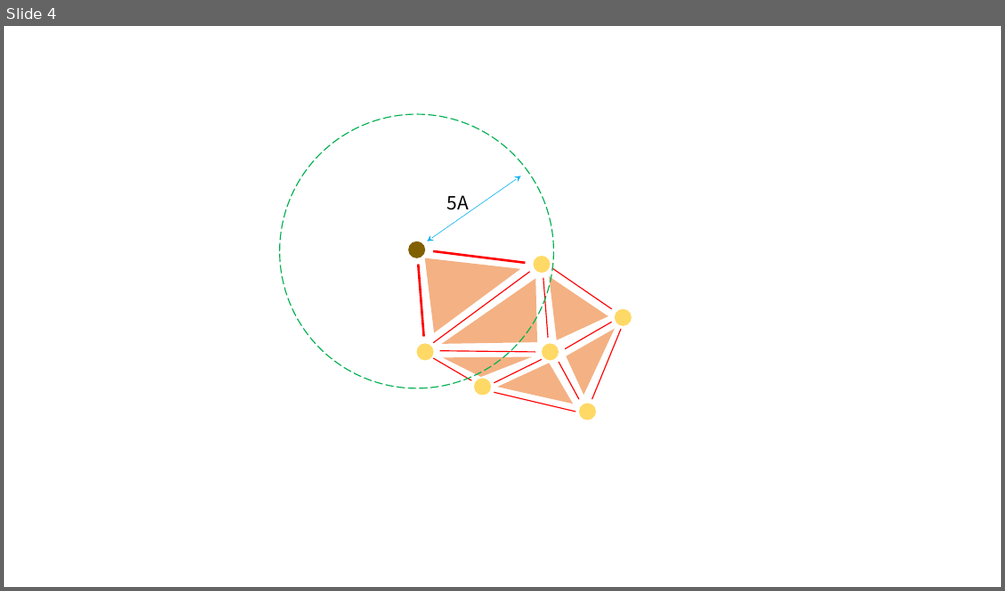
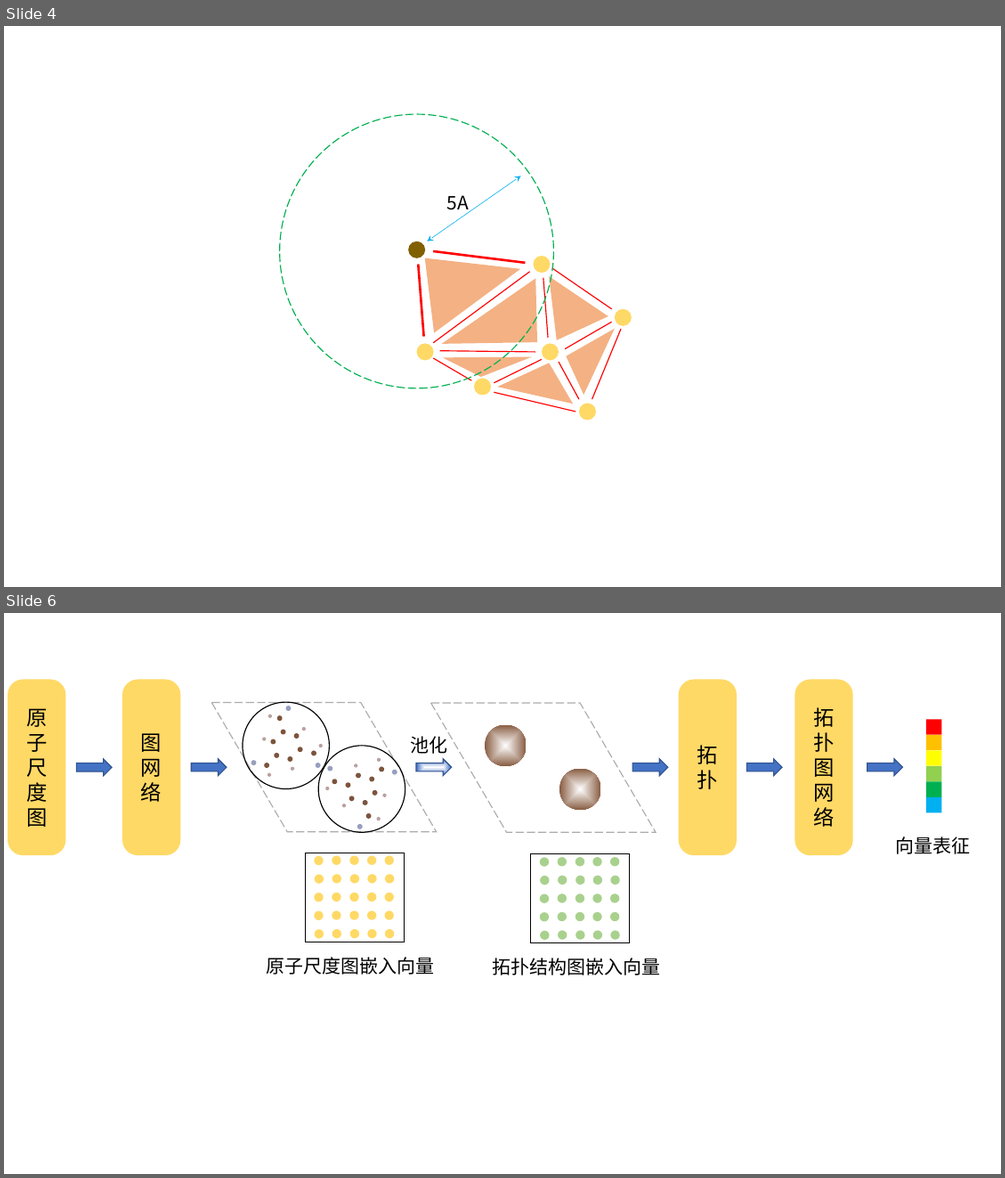
Before and after one commit to TheBestOrNothing-gwh/weekly, a slide deck: 作图.pptx. Shown one above the other, each under a label of ours: slide 4 before the commit, slides 4 and 6 after it; the slides between them are not shown. The pictures are 1005x591 and 1005x1178 pixels, drawn with LibreOffice and Linux fonts; fonts in the diff are those of the drawing. Boxes give left, top, right and bottom in pixels: in the first picture for what was removed or moved away, otherwise in the second. Text is boxed around its words. In the diff, an @@ line names an element or a change of style, - is before the commit and + after.

```diff
--- a/作图.pptx
+++ b/作图.pptx
@@ slide 6 added at [4, 613, 1001, 1174], background #FFFFFF @@
@@ group added at [8, 680, 970, 975]: 90 ellipses, 8 rectangles, 6 right arrows, 4 rounded rectangles, 4 texts, 2 parallelograms @@
+原子尺度图
+图网络
+拓扑
+拓扑图网络
+池化
+向量表征
+原子尺度图嵌入向量
+拓扑结构图嵌入向量
```
Also in this commit, not shown: 1 other slide added, 2 other files.
